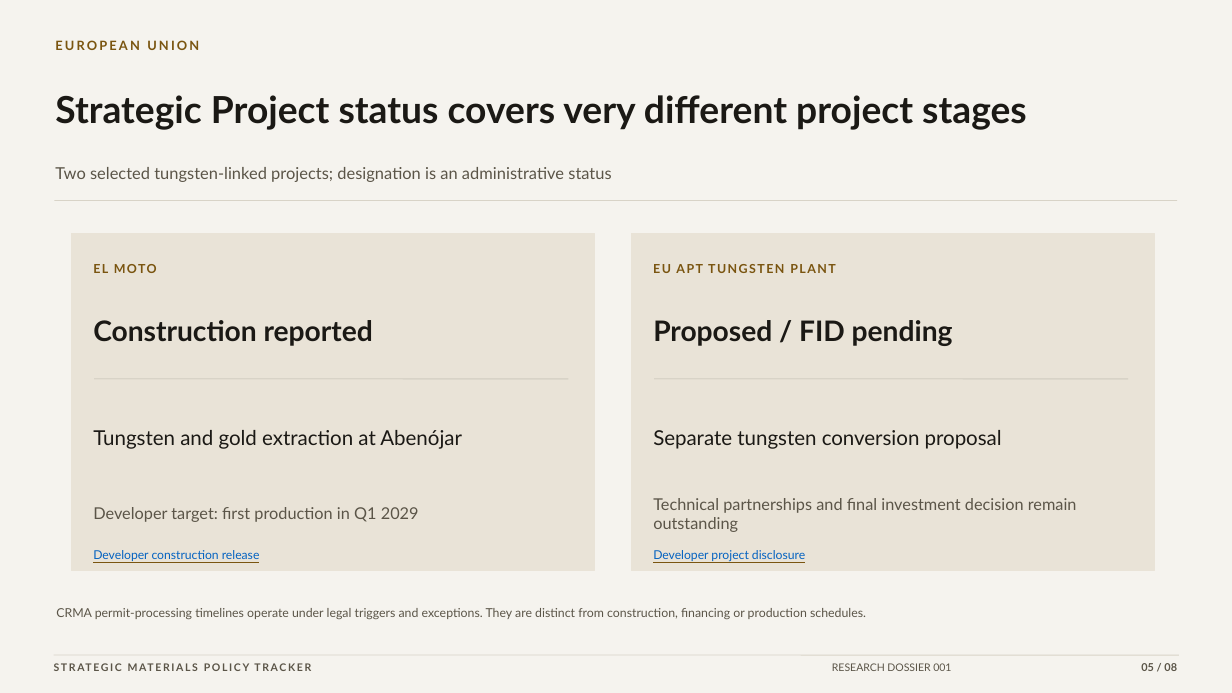
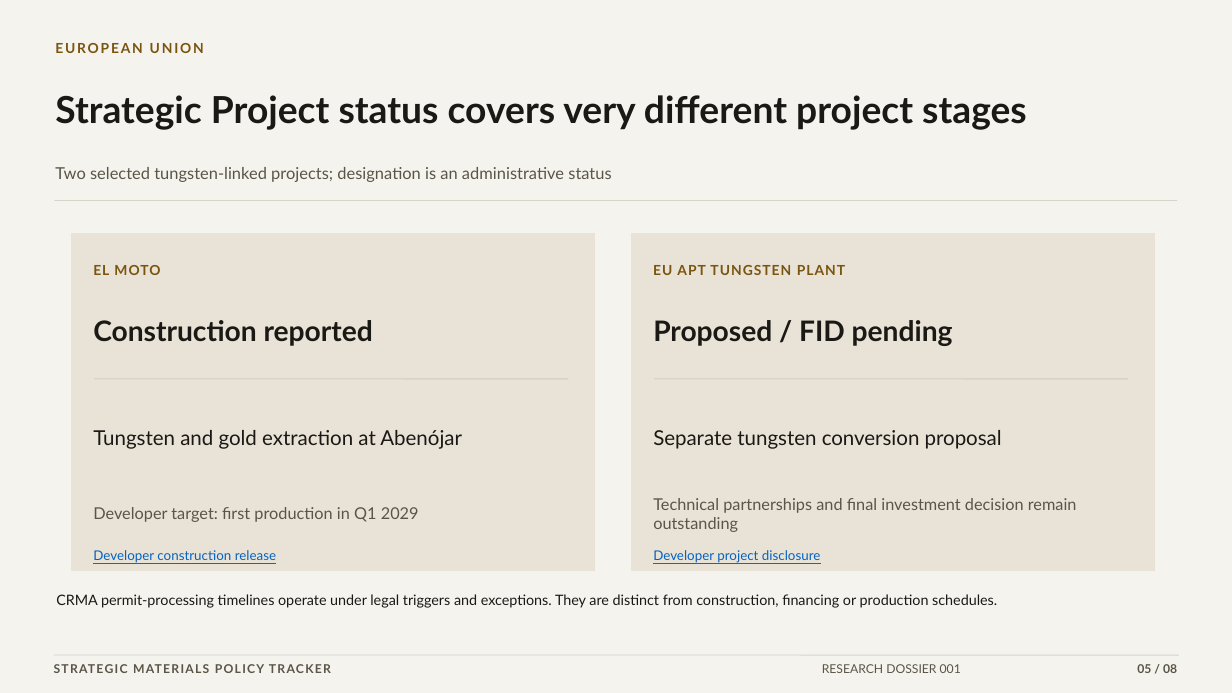
Before and after one commit to VSSpowerlifting/strategic-materials-policy-tracker, a slide deck: slide 5 of public/research/r001/tungsten-supply-security-archivo-executive.pptx. Drawn at 1232x693 pixels with LibreOffice and Linux fonts; fonts in the diff are those of the drawing. Boxes give left, top, right and bottom in pixels: in the first picture for what was removed or moved away, otherwise in the second. Text is boxed around its words. In the diff, an @@ line names an element or a change of style, - is before the commit and + after.

```diff
--- a/public/research/r001/tungsten-supply-security-archivo-executive.pptx
+++ b/public/research/r001/tungsten-supply-security-archivo-executive.pptx
@@ text "EUROPEAN UNION" at (55,43,204,53): size 10 to 10.8 pt, letter spacing 1.7 to 1.4 pt @@
@@ text "EL MOTO" at (93,265,160,275): size 9.7 to 10.8 pt, letter spacing 1.1 to 0.8 pt @@
@@ text "EU APT TUNGSTEN PLANT" at (653,265,845,275): size 9.7 to 10.8 pt, letter spacing 1.1 to 0.8 pt @@
@@ text "Developer construction release" at (93,550,276,563): size 9.5 to 10.4 pt @@
@@ text "Developer project disclosure" at (653,550,821,563): size 9.5 to 10.4 pt @@
@@ text "CRMA permit-processing timelines operate under ...": place and size @@
-text "CRMA permit-processing timelines operate under ..." at (56,608,866,619)
+text "CRMA permit-processing timelines operate under ..." at (56,594,997,608)
@@ text "CRMA permit-processing timelines operate under ..." at (56,594,997,608): size 9.6 to 11.2 pt, text colour #5B5548 to #1B1915 @@
@@ text "STRATEGIC MATERIALS POLICY TRACKER" at (54,660,479,678): size 8.2 to 9.5 pt, letter spacing 1.3 to 1 pt @@
@@ text "RESEARCH DOSSIER 001" at (822,664,961,673): size 8.2 to 9.5 pt @@
@@ text "05 / 08" at (1137,664,1177,673): size 8.5 to 9.5 pt @@
```
Also in this commit, not shown: 7 other slides changed, 4 other files.
